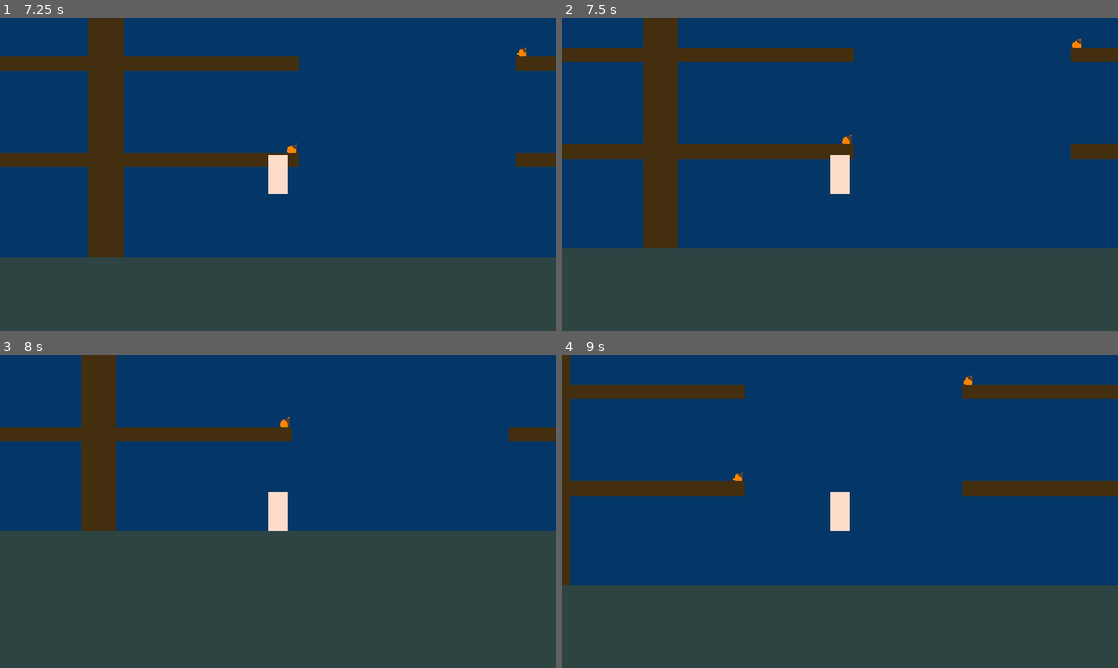
Above: before the commit, frames 1-4 (two rows, left to right).
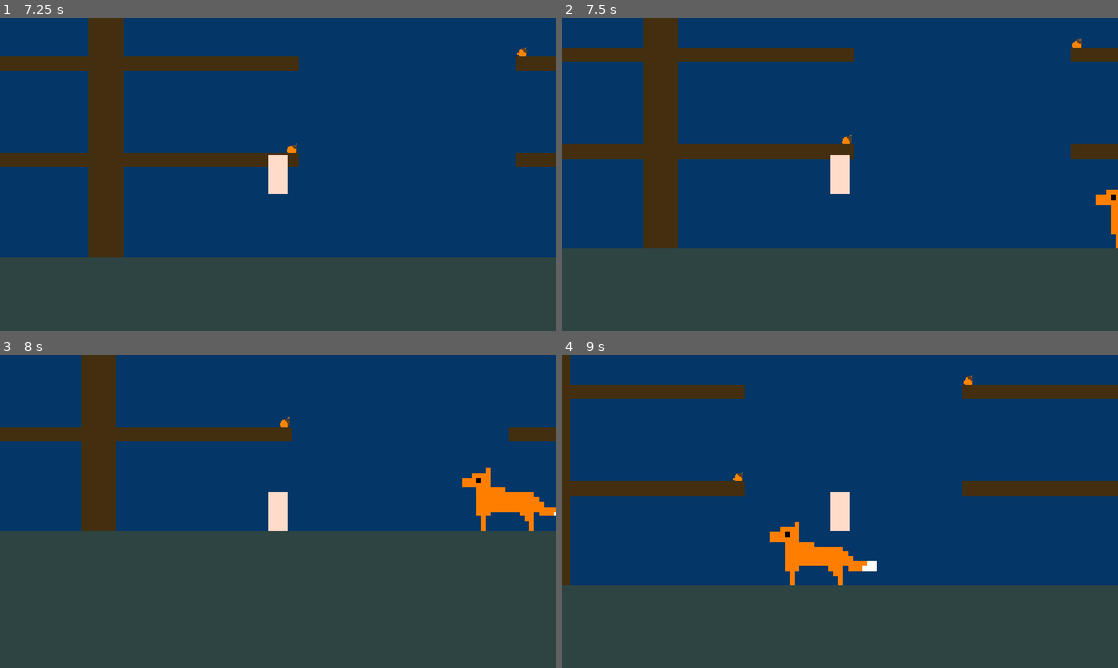
Above: after the commit, the same moments.

Repository: josephclaymiller/NightGlide
Game: Godot game, scene res://start_screen.tscn
Same seed, same stepped clock (60 frames per second), same inputs: the game is played once before the commit and once after it.
Inputs:
- Up to frame 1 (7.25 s): click "Start" at 0.5 s; tap Enter (ui_accept) at 1.25, 6.5 s; hold Right (ui_right) 1.28-2.03 s; tap Space (jump) at 1.52, 2.27, 3.77, 4.52, 5.27, 6.77 s; hold Down (ui_down) 2.03-2.78 s; hold Right (ui_right) 2.78-3.53 s; hold Up (ui_up) 3.53-4.28 s; hold Left (ui_left) 4.28-5.78 s; hold Down (ui_down) 5.78-6.53 s; hold Right (ui_right) from 6.53 s (still down)
- Up to frame 2 (7.5 s): release Right (ui_right) at 7.28 s; hold Up (ui_up) from 7.28 s (still down)
- Up to frame 3 (8 s): keep holding Up (ui_up); tap Space (jump) at 7.52 s
- Up to frame 4 (9 s): release Up (ui_up) at 8.03 s; hold Right (ui_right) 8.03-8.78 s; tap Space (jump) at 8.27 s; hold Down (ui_down) from 8.78 s (still down)

Frame 1 is identical in both runs. In frame 2, 0.3% of the frame differs, in the area x 96-100%, y 54-74%; in frame 3, 1.3%; in frame 4, 1.4%, in the area x 37-57%, y 53-74%.

Commit message:
fox faces direction of movement

Diff:
--- a/night-glide/2D_Platformer/Scenes/fox.tscn
+++ b/night-glide/2D_Platformer/Scenes/fox.tscn
@@ -14,10 +14,6 @@
 position = Vector2(-10.5, 15)
 shape = SubResource("RectangleShape2D_dwbse")
 
-[node name="RayCast2D" type="RayCast2D" parent="." unique_id=1420746585]
-scale = Vector2(3.799, 0.91394186)
-metadata/_edit_group_ = true
-
 [node name="Fox" type="Sprite2D" parent="." unique_id=556535388]
 scale = Vector2(10, 10)
 texture = ExtResource("2_0kiyw")
--- a/night-glide/2D_Platformer/Scenes/level1.tscn
+++ b/night-glide/2D_Platformer/Scenes/level1.tscn
@@ -149,7 +149,7 @@
 [node name="Enemies" type="Node2D" parent="." unique_id=1738845401]
 
 [node name="Fox" parent="Enemies" unique_id=1184135482 instance=ExtResource("4_nejjn")]
-position = Vector2(991, 580)
+position = Vector2(2978, 580)
 
 [node name="Snake" parent="Enemies" unique_id=39505787 instance=ExtResource("6_xonwm")]
 position = Vector2(-100, 1)
--- a/night-glide/2D_Platformer/Scenes/owl.gd
+++ b/night-glide/2D_Platformer/Scenes/owl.gd
@@ -12,9 +12,10 @@
 
 var time_spent_resting: float = 0.0
 var target_pos: Vector2 = Vector2.ZERO
+var owl_scale: float = 1.0
 
 func _ready() -> void:
-	pass
+	owl_scale = sprite.scale.x
 
 func _physics_process(_delta: float) -> void:
 	if not player.is_on_floor() and not player.is_climbing:
@@ -31,10 +32,10 @@
 		var dir: Vector2 = (target_pos - global_position).normalized()
 		velocity = dir * SPEED
 		if target_pos.x < global_position.x:
-			sprite.scale.x = 5.0
+			sprite.scale.x = owl_scale
 			rotation = dir.angle() + PI
 		else:
-			sprite.scale.x = -5.0
+			sprite.scale.x = -owl_scale
 			rotation = Vector2(-dir.x, dir.y).angle() + PI
 	else:
 		velocity.x = move_toward(velocity.x, 0.0, SPEED)
--- a/night-glide/2D_Platformer/Scripts/fox.gd
+++ b/night-glide/2D_Platformer/Scripts/fox.gd
@@ -5,11 +5,14 @@
 const SPEED: float = 300.0
 const JUMP_VELOCITY: float = -400.0
 
+@onready var sprite: Sprite2D = $Fox
+
 var direction: float = 1.0
 var is_turning: bool = false
 
 func _ready() -> void:
-	pass
+	# start fox off going to the left
+	direction = -1.0
 
 func _physics_process(delta: float) -> void:
 	# Fall to ground if not already on ground
@@ -27,5 +30,7 @@
 		print("fox hit wall")
 		is_turning = true
 		direction *= -1.0
+		# face fox in direction it's moving
+		sprite.scale.x *= -direction
 	elif not hit_wall:
 		is_turning = false
